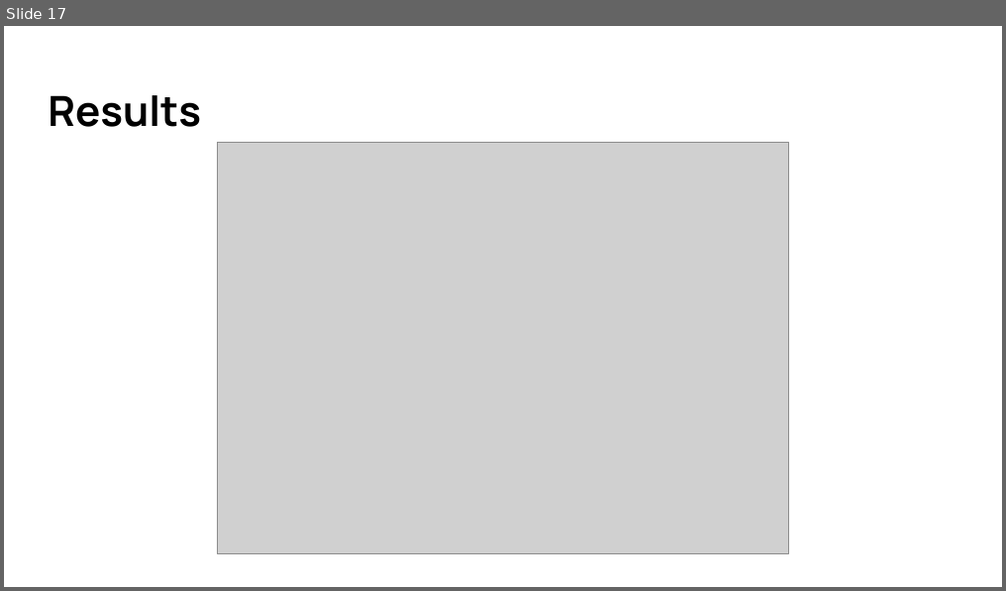
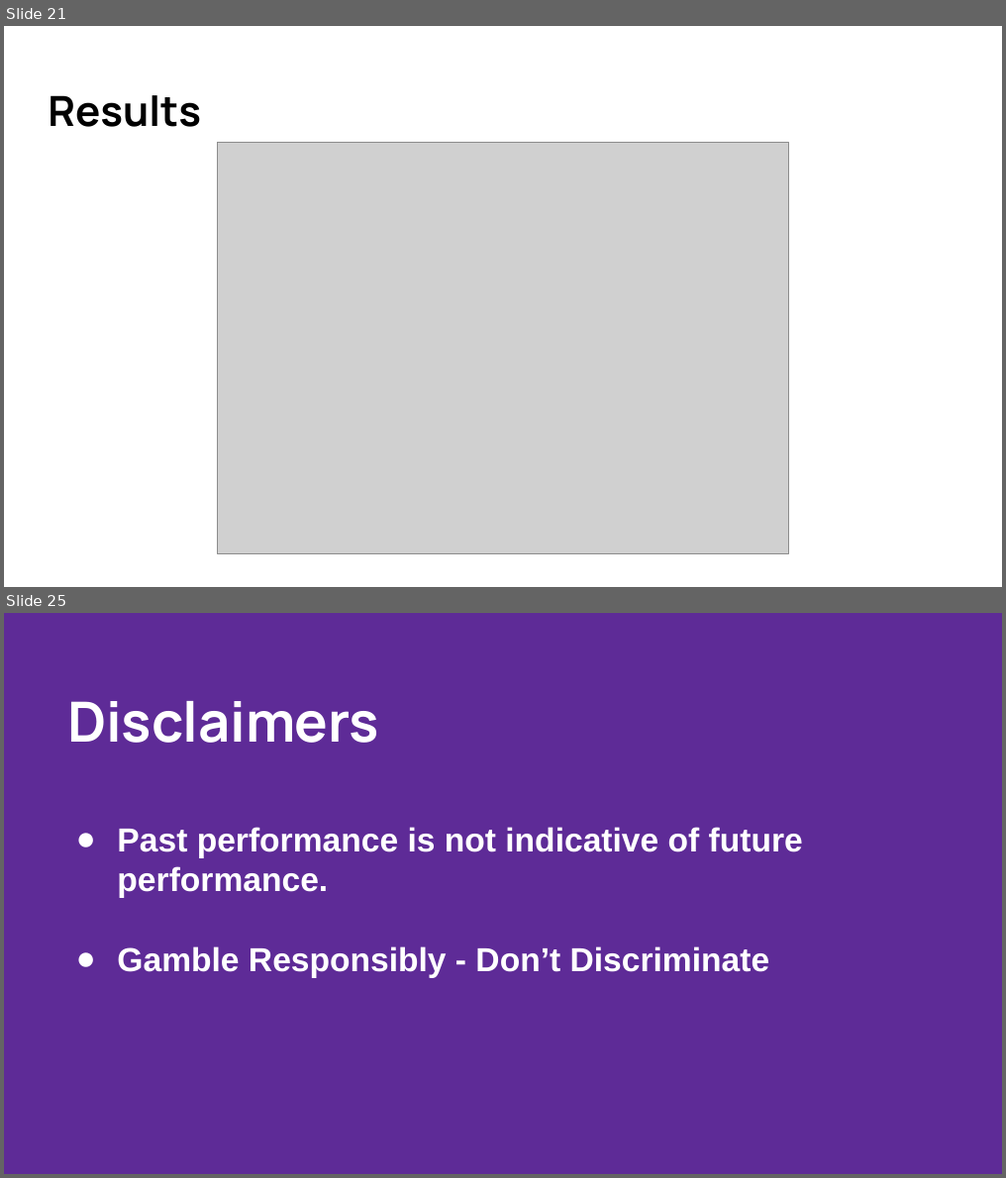
Before and after one commit to Alexander-sl-lee/Data-Science-Portfolio, a slide deck: General Assembly Projects/Capstone - Predicting AFL Winners/AFL Predictions.pptx. Shown one above the other, each under a label of ours: slide 17 before the commit, slides 21 and 25 after it; the slides between them are not shown. The pictures are 1006x591 and 1006x1178 pixels, drawn with LibreOffice and Linux fonts; fonts in the diff are those of the drawing; grey boxes stand for pictures. Boxes give left, top, right and bottom in pixels: in the first picture for what was removed or moved away, otherwise in the second. Text is boxed around its words. In the diff, an @@ line names an element or a change of style, - is before the commit and + after.

```diff
--- a/General Assembly Projects/Capstone - Predicting AFL Winners/AFL Predictions.pptx
+++ b/General Assembly Projects/Capstone - Predicting AFL Winners/AFL Predictions.pptx
@@ slide 25 added at (x1=4, y1=613, x2=1002, y2=1174), background #5E2B97 @@
@@ title added at (x1=67, y1=701, x2=379, y2=743), 40 pt, text #FFFFFF, bold @@
+Disclaimers
@@ text added at (x1=117, y1=827, x2=803, y2=978), 24 pt, text #FFFFFF, bold @@
+● Past performance is not indicative of future performance.
+● Gamble Responsibly - Don’t Discriminate
@@ what was slide 17 is now slide 21 @@
```
Also in this commit, not shown: 5 slides changed, 9 other slides added, 3 other files.
